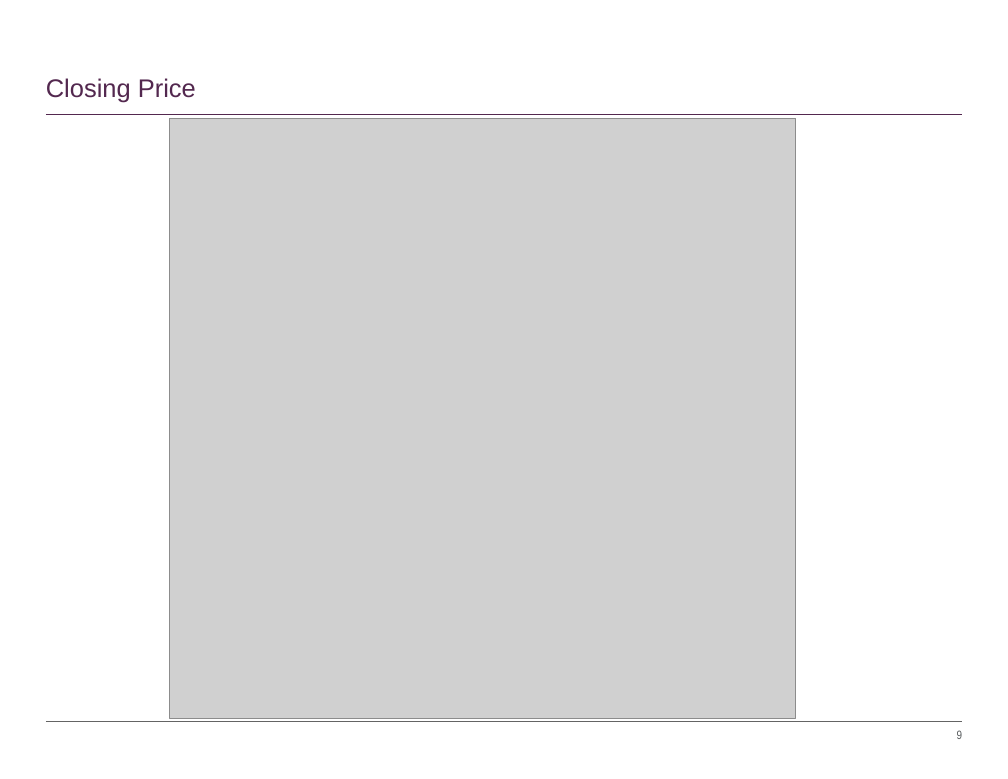
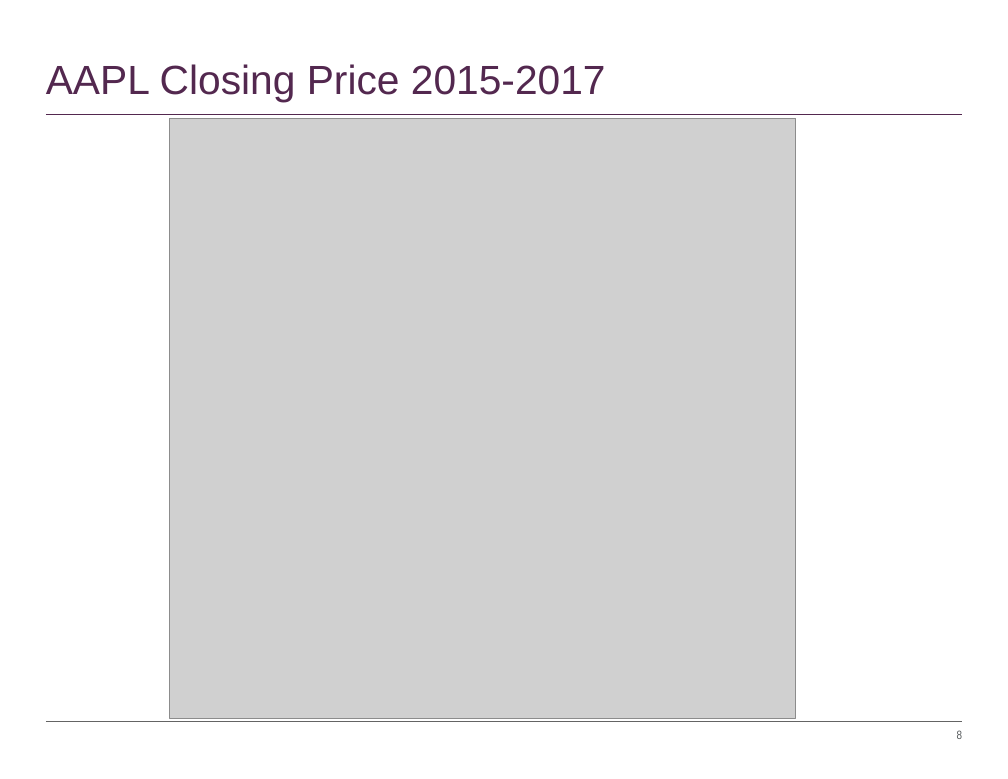
Before and after one commit to timothyyu/pr1-apple-stock-analysis, a slide deck: slide 8 of DataScience Project-One_Rutgers.pptx (slide 9 before the commit). Drawn at 1008x779 pixels with LibreOffice and Linux fonts; fonts in the diff are those of the drawing; grey boxes stand for pictures. Boxes give left, top, right and bottom in pixels: in the first picture for what was removed or moved away, otherwise in the second. Text is boxed around its words. In the diff, an @@ line names an element or a change of style, - is before the commit and + after.

```diff
--- a/DataScience Project-One_Rutgers.pptx
+++ b/DataScience Project-One_Rutgers.pptx
@@ title at (x1=46, y1=64, x2=606, y2=102): text changed; size 20 to 32 pt @@
-Closing Price
+AAPL Closing Price 2015-2017
```
Also in this commit, not shown: 5 other slides changed, 1 slide removed, 1 other file.
